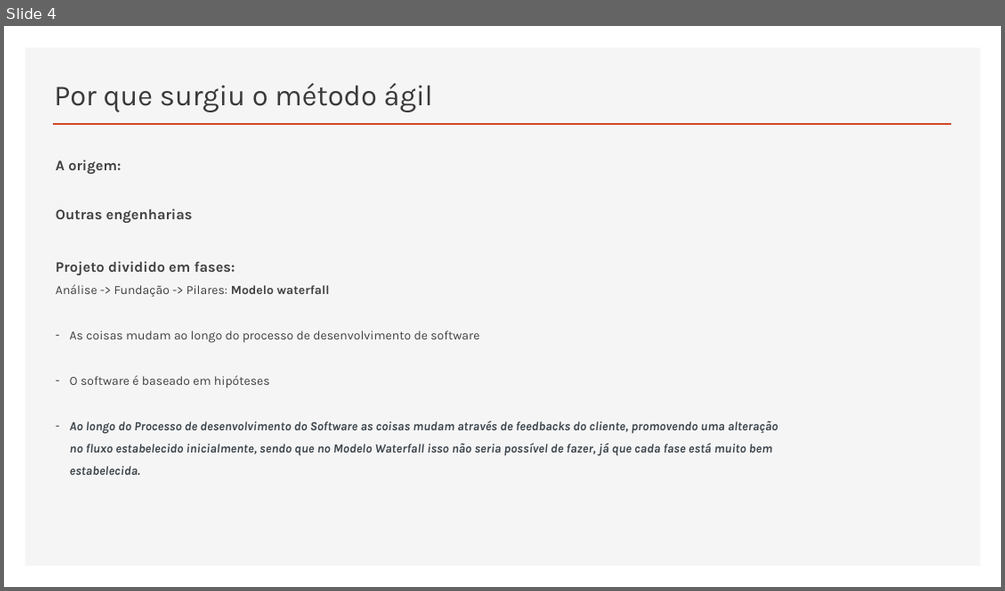
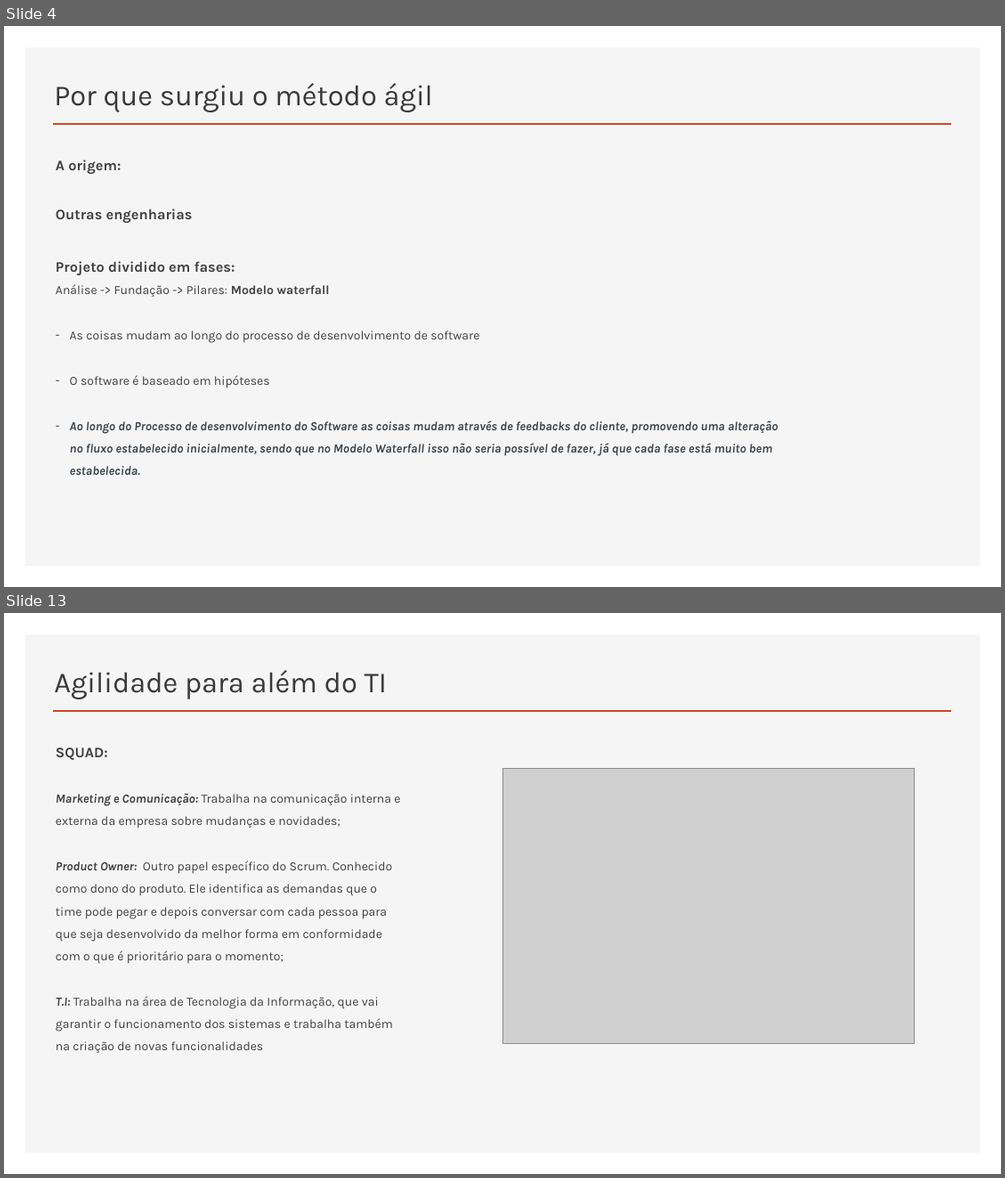
Before and after one commit to RaizaCirne/app-flex, a slide deck: Trilhas/[Business Agility T5 - ONE]/01..Agilidade-promovendo_a_transformacao_agil.pptx. Shown one above the other, each under a label of ours: slide 4 before the commit, slides 4 and 13 after it; the slides between them are not shown. The pictures are 1005x591 and 1005x1178 pixels, drawn with LibreOffice and Linux fonts; fonts in the diff are those of the drawing; grey boxes stand for pictures. Boxes give left, top, right and bottom in pixels: in the first picture for what was removed or moved away, otherwise in the second. Text is boxed around its words. In the diff, an @@ line names an element or a change of style, - is before the commit and + after.

```diff
--- a/Trilhas/[Business Agility T5 - ONE]/01..Agilidade-promovendo_a_transformacao_agil.pptx
+++ b/Trilhas/[Business Agility T5 - ONE]/01..Agilidade-promovendo_a_transformacao_agil.pptx
@@ slide 13 added at (x1=4, y1=613, x2=1001, y2=1174), background #FFFFFF; not listed: 2 template elements that a slide beside it also shows @@
@@ title added at (x1=54, y1=670, x2=387, y2=699), 28 pt, text #3B3838 @@
+Agilidade para além do TI
@@ text added at (x1=56, y1=747, x2=400, y2=1053), 12 pt, text #404040 @@
+SQUAD:
+Marketing e Comunicação: Trabalha na comunicação interna e externa da empresa sobre mudanças e novidades;
+Product Owner: Outro papel específico do Scrum. Conhecido como dono do produto. Ele identifica as demandas que o time pode pegar e depois conversar com cada pessoa para que seja desenvolvido da melhor forma em conformidade com o que é prioritário para o momento;
+T.I: Trabalha na área de Tecnologia da Informação, que vai garantir o funcionamento dos sistemas e trabalha também na criação de novas funcionalidades
@@ picture added at (x1=502, y1=768, x2=914, y2=1043) @@
```
Also in this commit, not shown: 8 other slides added.
